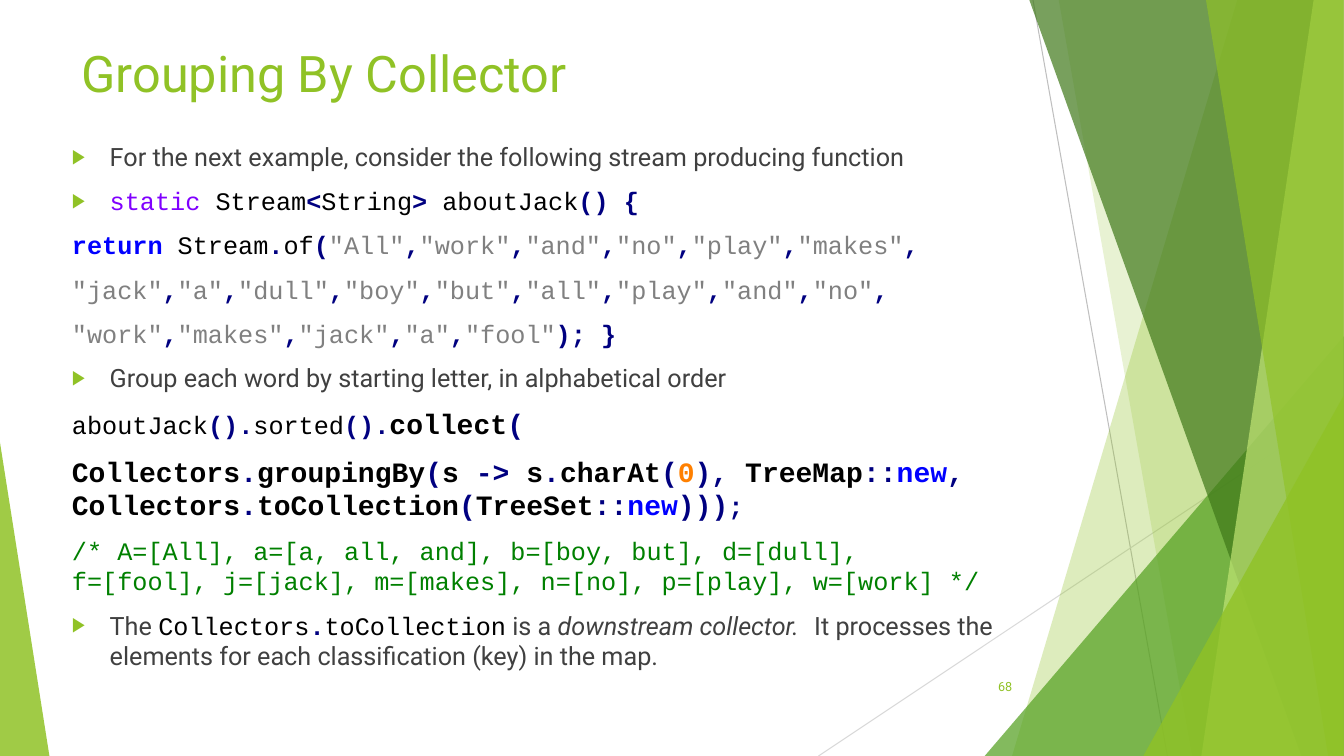
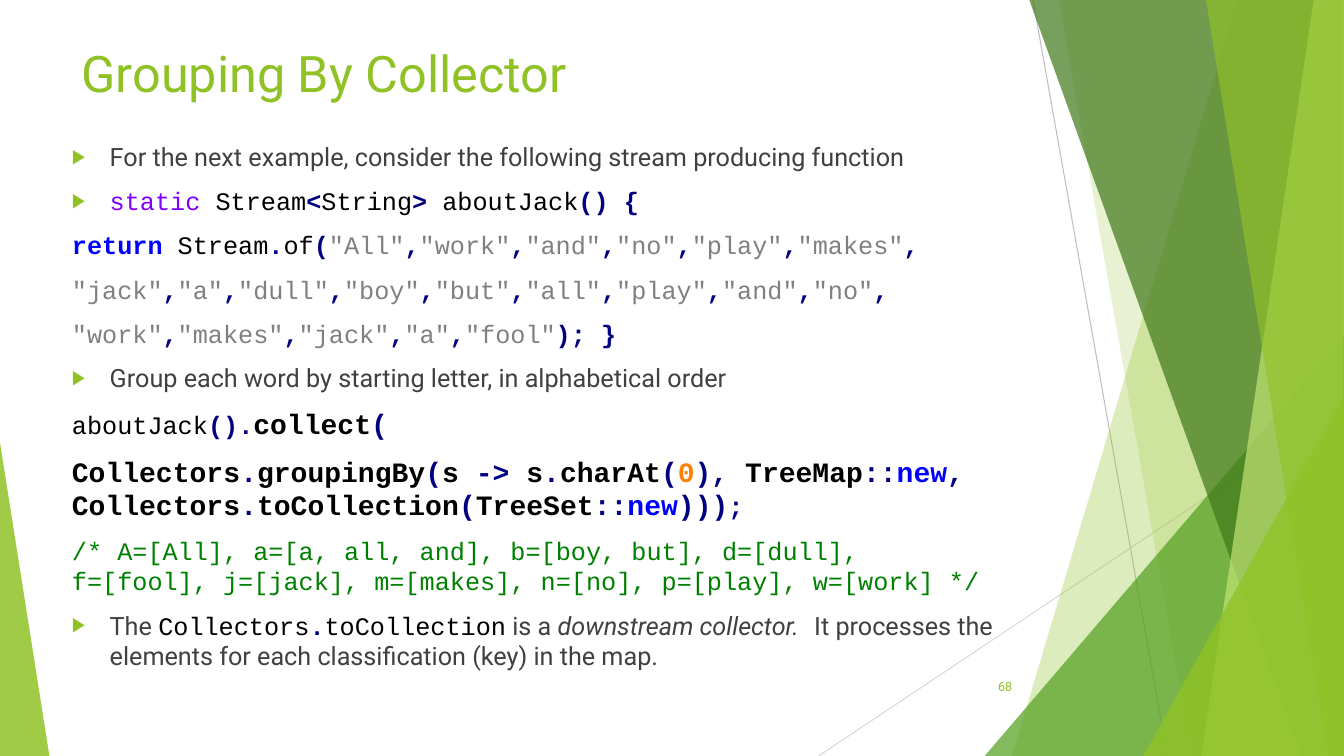
Before and after one commit to RichardRoda/2017-CodePaLOUsa-Lambda, a slide deck: slide 68 of Learning to Love the Lambda in the Stream.pptx. Drawn at 1344x756 pixels with LibreOffice and Linux fonts; fonts in the diff are those of the drawing. Boxes give left, top, right and bottom in pixels: in the first picture for what was removed or moved away, otherwise in the second. Text is boxed around its words. In the diff, an @@ line names an element or a change of style, - is before the commit and + after.

Commit message:
Improve joining collector slide.

```diff
--- a/Learning to Love the Lambda in the Stream.pptx
+++ b/Learning to Love the Lambda in the Stream.pptx
@@ text at (x1=72, y1=414, x2=388, y2=440): text changed; bold on @@
-aboutJack().sorted().collect(
+aboutJack().collect(
```
Also in this commit, not shown: 4 other slides changed.
